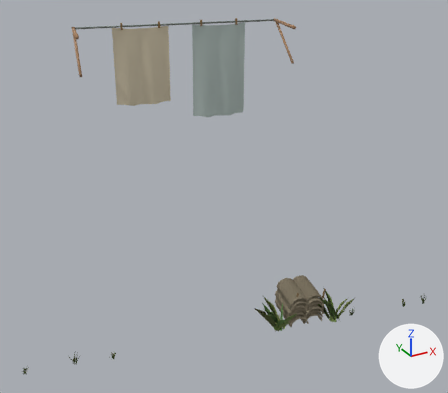
A saved change to the glTF model assets/town/renewal/hero_props/tile_corner.glb.
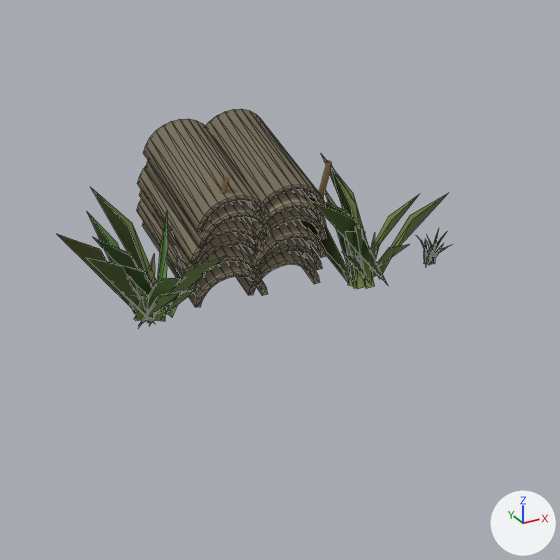
Old and new are each drawn whole from a 50 mm camera at (159.1, -134.45, 4.59) aimed at (162.14, -128.92, 1.82) and again close up on the part from 53% to 86% of the width and 63% to 100% of the height. Arrows for +X, +Y and +Z are at lower right; the lights stay in place. The last two pictures show the newer version. The close-ups show mesh edges as thin lines. Vertices at exactly the same position are counted once.

The older version as bpy lines, for what is in view:
```python
me_concrete = bpy.data.meshes.new('concrete')
me_concrete.from_pydata(...)  # 624 vertices, 1200 faces; spans x 162.834..163.399, y -129.405..-128.818, z 0.073..0.47
me_concrete.materials.append(mat_concrete)
me_grass_002 = bpy.data.meshes.new('grass.002')
me_grass_002.from_pydata(...)  # 190 vertices, 114 faces; spans x 162.427..163.717, y -129.564..-128.965, z 0.046..0.414
me_grass_002.materials.append(mat_grass)
me_verge_green_002 = bpy.data.meshes.new('verge_green.002')
me_verge_green_002.from_pydata(...)  # 840 vertices, 840 faces; spans x 159.79..164.78, y -129.69..-128.54, z 0.04..0.21
me_verge_green_002.materials.append(mat_verge_green)
ob_concrete = bpy.data.objects.new('concrete', me_concrete)
ob_concrete.location = (0.0, 0.0, 0.0)
ob_grass_002 = bpy.data.objects.new('grass.002', me_grass_002)
ob_grass_002.location = (0.0, 0.0, 0.0)
ob_verge_green_002 = bpy.data.objects.new('verge_green.002', me_verge_green_002)
ob_verge_green_002.location = (0.0, 0.0, 0.0)
```
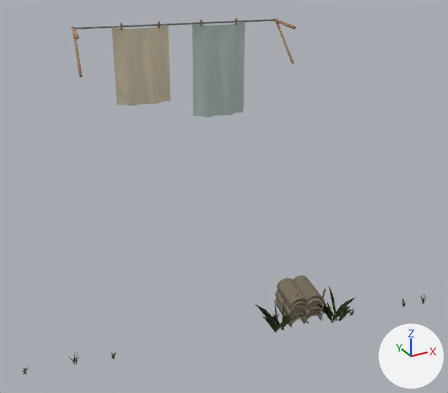
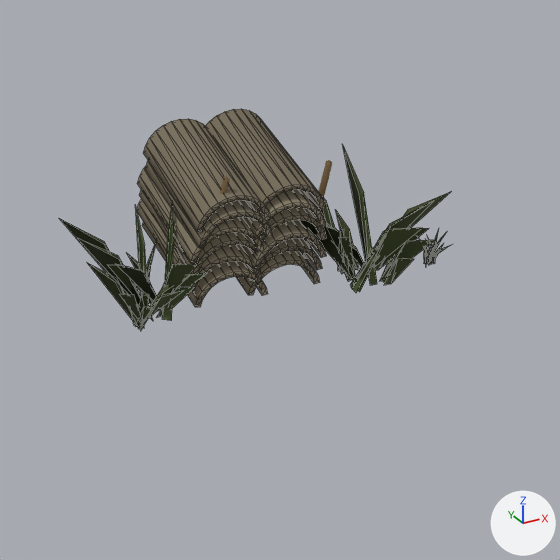
Pixel boxes [x1, y1, x2, y2] of what changed, in the close-ups (560 x 560 px):
'grass.002', deleted (green): before [57, 154, 447, 326]
'verge_green.002', reshaped: before [417, 230, 450, 264]; after [59, 146, 452, 330]
part 1 of me_verge_green_002, added: after [59, 146, 452, 330]

Patch to the scene script:
```diff
--- a/assets/town/renewal/hero_props/tile_corner.glb.py
+++ b/assets/town/renewal/hero_props/tile_corner.glb.py
@@ me_verge_green_002 @@
 # used by ob_verge_green_002; location = (0.0, 0.0, 0.0)
-me_verge_green_002.from_pydata(...)  # 840 vertices, 840 faces; spans x 159.79..164.78, y -129.69..-128.54, z 0.04..0.21
+me_verge_green_002.from_pydata(...)  # 1030 vertices, 954 faces; spans x 159.79..164.78, y -129.69..-128.54, z 0.04..0.41
+# me_verge_green_002 part 1
+# 190 vertices are added at x 162.49..163.71, y -129.66..-129.04, z 0.05..0.41
+# 114 new faces join them
 me_verge_green_002.materials.append(mat_verge_green)
@@ ob_grass_002 @@
-ob_grass_002 = bpy.data.objects.new('grass.002', me_grass_002)
-ob_grass_002.location = (0.0, 0.0, 0.0)
```
